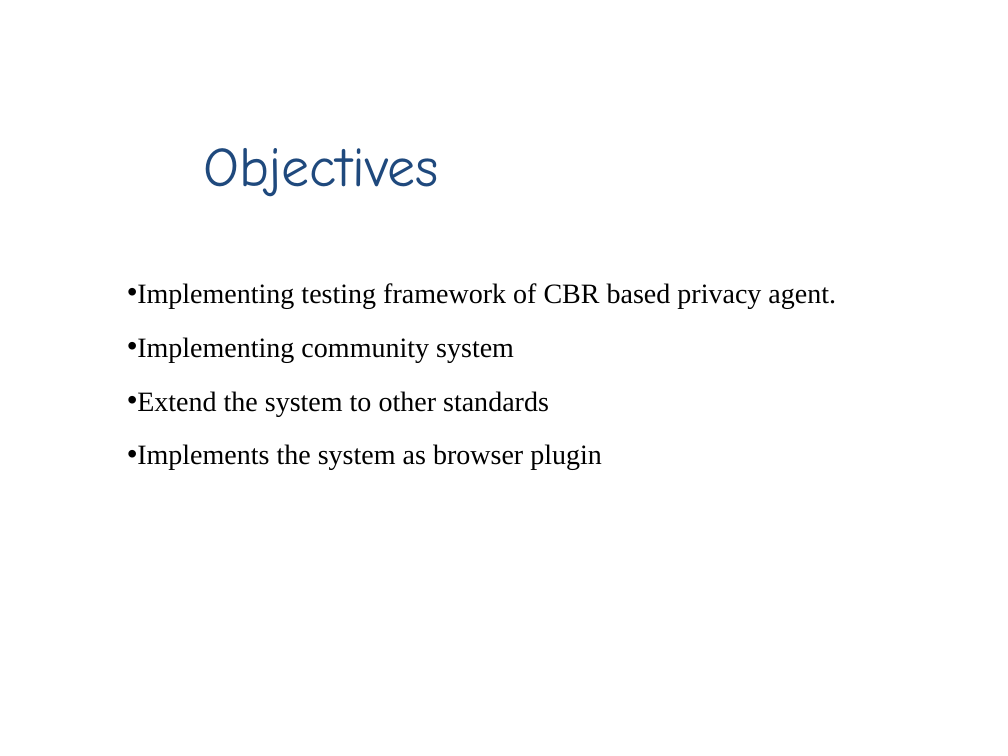
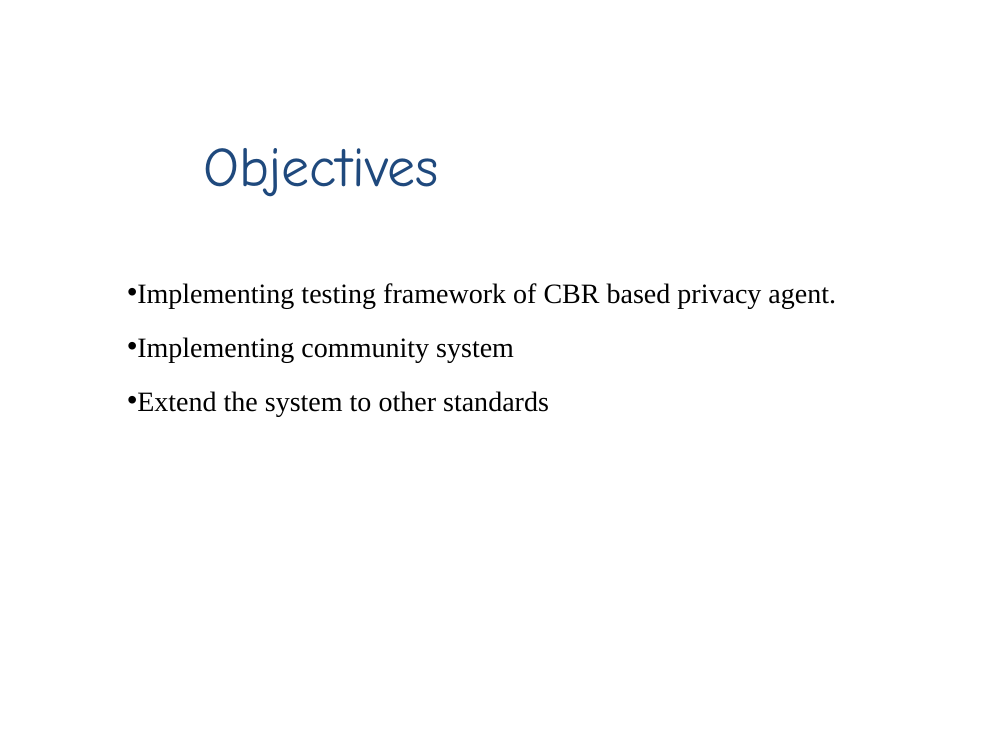
Before and after one commit to iernie/Costumer-Driven-Project, a slide deck: slide 4 of report/DesignReport/Presentation1.pptx. Drawn at 1008x756 pixels with LibreOffice and Linux fonts; fonts in the diff are those of the drawing; background and template pictures are left out. Boxes give left, top, right and bottom in pixels: in the first picture for what was removed or moved away, otherwise in the second. Text is boxed around its words. In the diff, an @@ line names an element or a change of style, - is before the commit and + after.

```diff
--- a/report/DesignReport/Presentation1.pptx
+++ b/report/DesignReport/Presentation1.pptx
@@ text at (137,444,602,470): paragraph removed @@
-• Implements the system as browser plugin
```
Also in this commit, not shown: 3 other slides changed, 16 other files.
